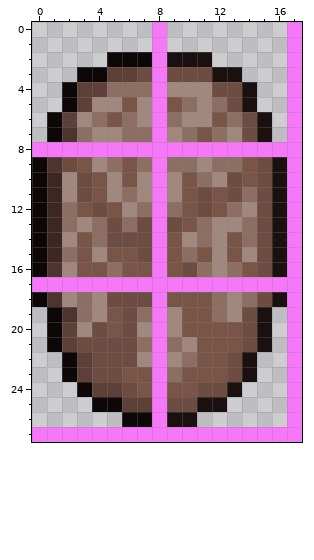
Two versions of one pixel-art sprite, Kasta/Tiles/SuspiciousPetrifiedEgg.png. Above: the version before the commit.
The file is 36x56 pixels, drawn in blocks of 2x2; one block is one cell here.
New version:
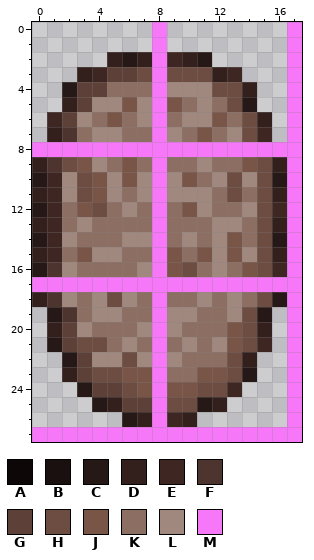
Palette (. is transparent): A #0d0807  B #1a100f  C #261816  D #33201d  E #3e2723  F #4e342e  G #5d4037  H #6d4c41  J #795548  K #8d6e63  L #a1887f  M #f777f9
From old to new:
The edit turns colour A into colour C in row 2 at x 6; in row 4 at x 2; in row 10 at x 0; in row 12 at x 0; in row 14 at x 0; in row 16 at x 0.
The edit turns colour A into colour C in row 19 at x 1; in row 21 at x 1; in row 22 at x 2; in row 24 at x 3; in row 25 at x 4; in row 26 at x 6.
The edit turns colour B into colour C in row 2 at x 11; in row 5 at x 14; in row 10 at x 16; in row 14 at x 16; in row 18 at x 16; in row 19 at x 15.
The edit turns colour B into colour C in row 23 at x 14; in row 25 at x 11.
The edit turns colour A into colour D in row 2 at x 5 and 7; in row 3 at x 3; in row 5 at x 2; in row 7 at x 1; in row 9 at x 0; in row 11 at x 0.
The edit turns colour A into colour D in row 13 at x 0; in row 15 at x 0; in row 18 at x 0; in row 20 at x 1; in row 23 at x 2; in row 25 at x 5.
The edit turns colour A into colour D in row 26 at x 7.
The edit turns colour B into colour D in row 2 at x 10; in row 3 at x 12; in row 4 at x 14; in row 6 at x 15; in row 9 at x 16; in row 11 at x 16.
The edit turns colour B into colour D in row 13 at x 16; in row 15 at x 16; in row 20 at x 15; in row 22 at x 14; in row 25 at x 12; in row 26 at x 10.
The edit turns colour A into colour E in row 3 at x 4; in row 6 at x 1.
The edit turns colour B into colour E in row 2 at x 9; in row 3 at x 13; in row 7 at x 15; in row 12 at x 16; in row 16 at x 16; in row 21 at x 15.
The edit turns colour B into colour E in row 24 at x 13; in row 26 at x 9.
The edit turns colour H into colour K in row 13 at x 5, 7 and 9; in row 14 at x 5; in row 15 at x 7; in row 18 at x 7; in row 19 at x 6; in row 20 at x 4 and 6.
The edit turns colour H into colour K in row 21 at x 5.
The edit turns colour J into colour K in row 11 at x 12; in row 12 at x 5 and 12; in row 13 at x 10; in row 14 at x 3 and 9; in row 15 at x 6; in row 16 at x 3 to 4 and 6.
The edit turns colour J into colour K in row 18 at x 9 to 10; in row 19 at x 11; in row 20 at x 5 and 10 to 12; in row 21 at x 11; in row 22 at x 11 to 12; in row 23 at x 10.
The edit turns colour H into colour L in rows 11 to 12 at x 11; in row 14 at x 6 to 7; in row 18 at x 6; in row 21 at x 6; in row 22 at x 4 to 5.
The edit turns colour J into colour L in row 10 at x 14; in row 11 at x 10; in row 15 at x 5; in row 16 at x 7; in row 18 at x 11; in row 19 at x 5 and 10.
The edit turns colour J into colour L in row 21 at x 12.
